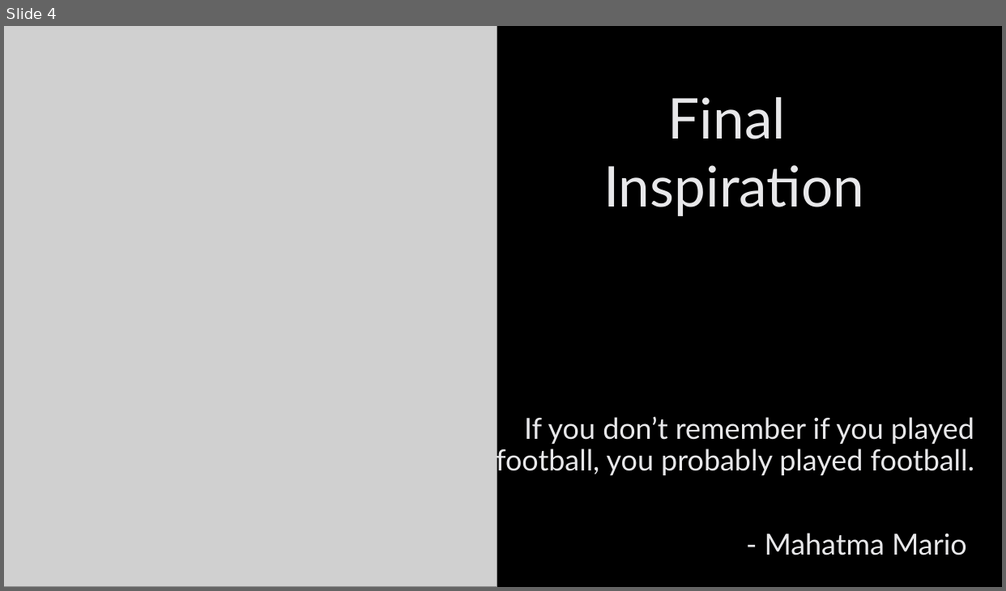
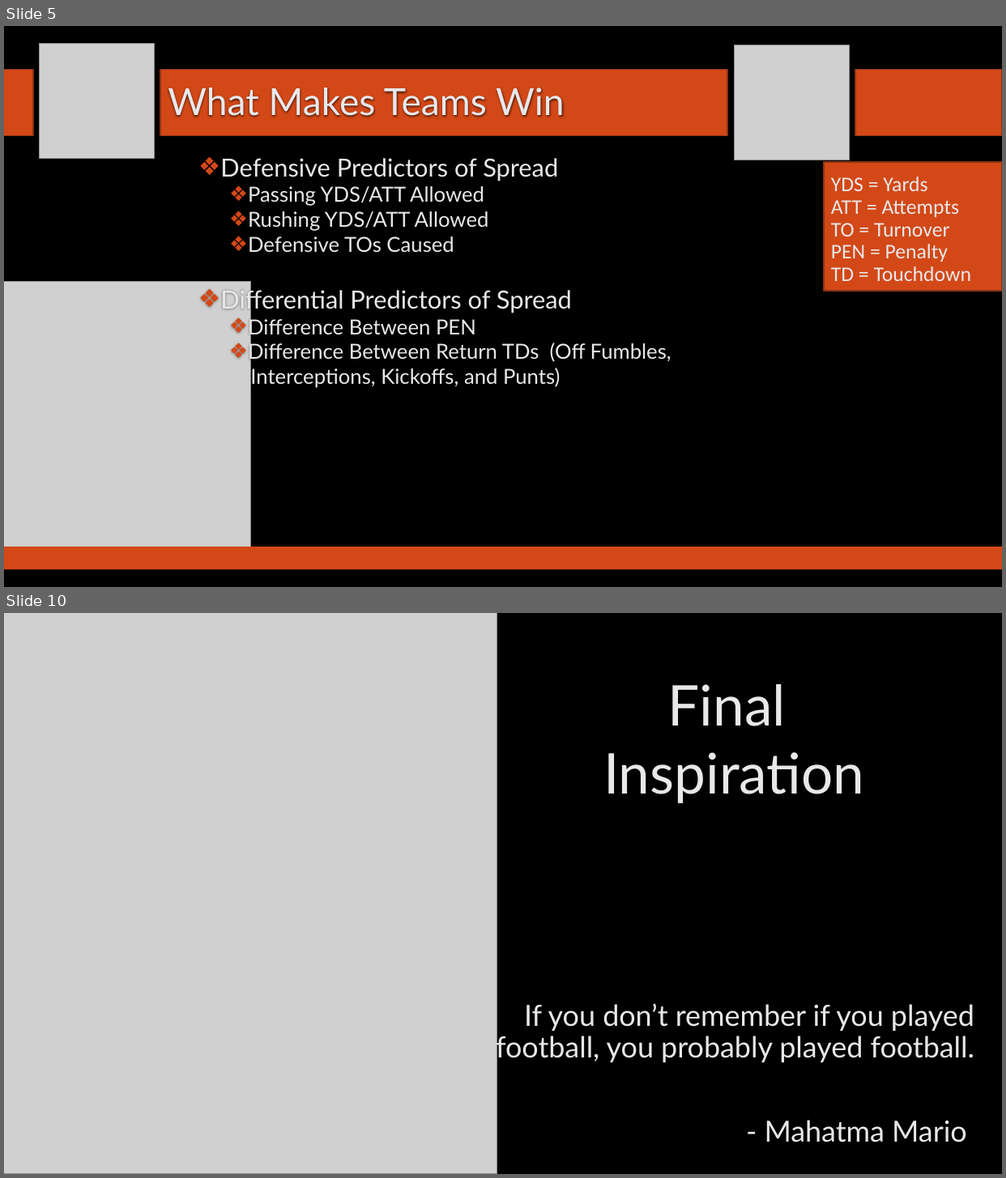
Before and after one commit to SuperMarioGiacomazzo/STOR390_WEBSITE, a slide deck: Slides/Football 1/Footballl_1_Lecture.pptx. Shown one above the other, each under a label of ours: slide 4 before the commit, slides 5 and 10 after it; the slides between them are not shown. The pictures are 1006x591 and 1006x1178 pixels, drawn with LibreOffice and Linux fonts; fonts in the diff are those of the drawing; grey boxes stand for pictures; background and template pictures are left out. Boxes give left, top, right and bottom in pixels: in the first picture for what was removed or moved away, otherwise in the second. Text is boxed around its words. In the diff, an @@ line names an element or a change of style, - is before the commit and + after.

```diff
--- a/Slides/Football 1/Footballl_1_Lecture.pptx
+++ b/Slides/Football 1/Footballl_1_Lecture.pptx
@@ slide 5 added at box(4, 26, 1002, 587), background picture (left out) @@
@@ picture added at box(39, 43, 155, 159) @@
@@ picture added at box(734, 45, 849, 160) @@
@@ rectangle added at box(4, 70, 33, 136), fill #D34817, outline #8B3314 1.25 pt @@
@@ rectangle added at box(160, 70, 728, 136), fill #D34817, outline #8B3314 1.25 pt @@
@@ rectangle added at box(856, 70, 1002, 136), fill #D34817, outline #8B3314 1.25 pt @@
@@ title added at box(168, 88, 565, 118), 36 pt, text #E8E8EA @@
+What Makes Teams Win
@@ text added at box(220, 158, 671, 388), 20 pt, text #E8E8EA @@
+❖ Defensive Predictors of Spread
+  ❖ Passing YDS/ATT Allowed
+  ❖ Rushing YDS/ATT Allowed
+  ❖ Defensive TOs Caused
+❖ Differential Predictors of Spread
+  ❖ Difference Between PEN
+  ❖ Difference Between Return TDs (Off Fumbles,
+  Interceptions, Kickoffs, and Punts)
@@ rectangle added at box(824, 162, 1002, 291), fill #D34817, outline #8B3314 1.25 pt @@
@@ text added at box(831, 177, 971, 281), 20 pt, text #E8E8EA @@
+    YDS = Yards
+    ATT = Attempts
+    TO = Turnover
+    PEN = Penalty
+    TD = Touchdown
@@ picture added at box(4, 281, 251, 548) @@
@@ rectangle added at box(4, 547, 1002, 570), fill #D34817 @@
@@ what was slide 4 is now slide 10 @@
```
Also in this commit, not shown: 1 slide changed, 5 other slides added, 5 other files.
